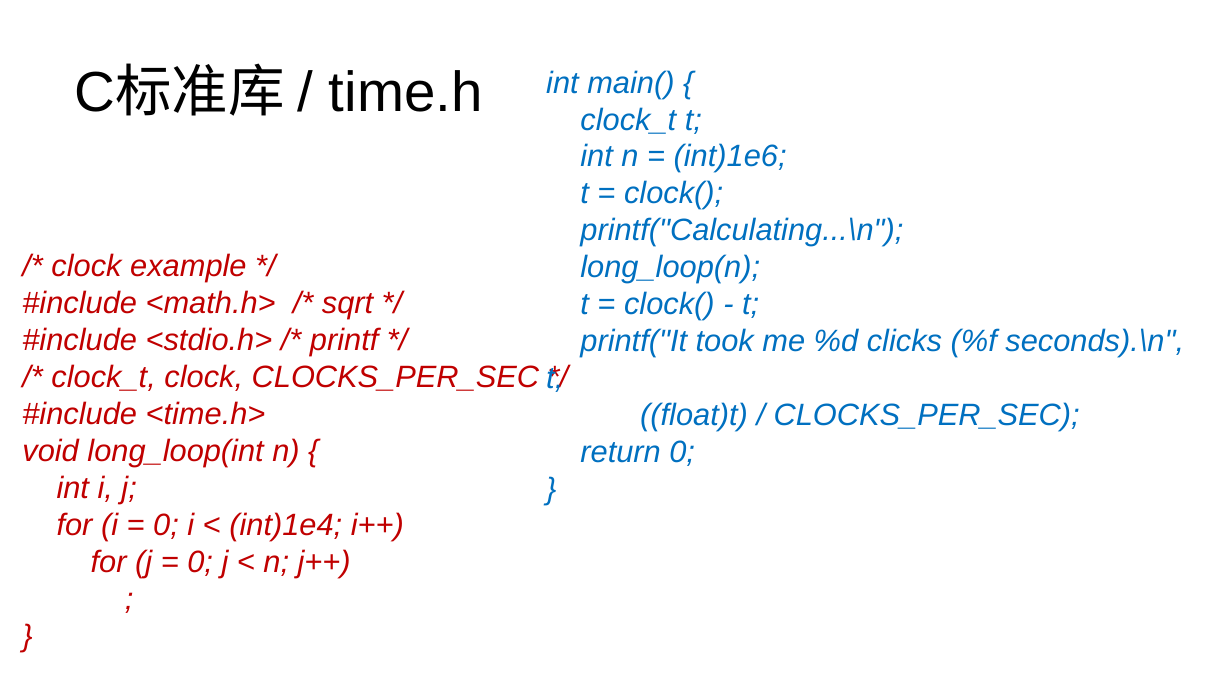
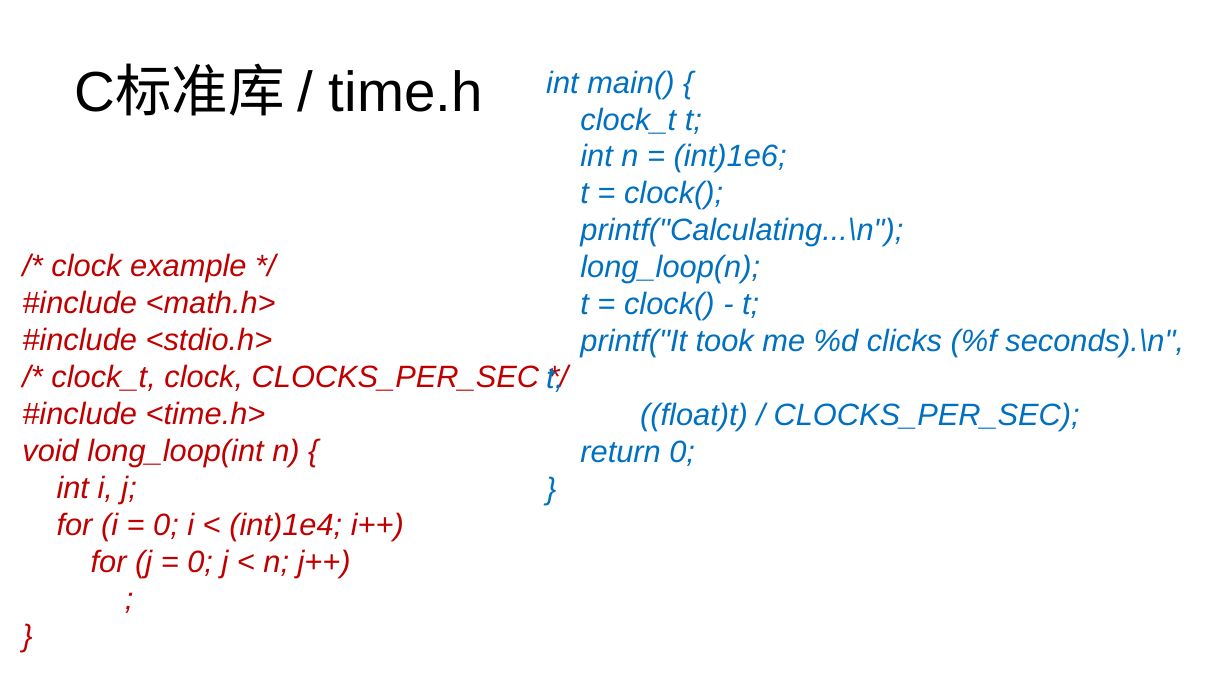
Before and after one commit to lezhang-thu/c-programming, a slide deck: slide 28 of 数据结构+算法/2022秋季-计算机基础与程序设计-数据结构-算法.pptx. Drawn at 1232x693 pixels with LibreOffice and Linux fonts; fonts in the diff are those of the drawing. Boxes give left, top, right and bottom in pixels: in the first picture for what was removed or moved away, otherwise in the second. Text is boxed around its words. In the diff, an @@ line names an element or a change of style, - is before the commit and + after.

```diff
--- a/数据结构+算法/2022秋季-计算机基础与程序设计-数据结构-算法.pptx
+++ b/数据结构+算法/2022秋季-计算机基础与程序设计-数据结构-算法.pptx
@@ text at <box>22,290,276,351</box>: text changed @@
-#include <math.h> /* sqrt */
-#include <stdio.h> /* printf */
+#include <math.h>
+#include <stdio.h>
```
Also in this commit, not shown: 9 other slides changed, 1 slide added, 6 other files.
